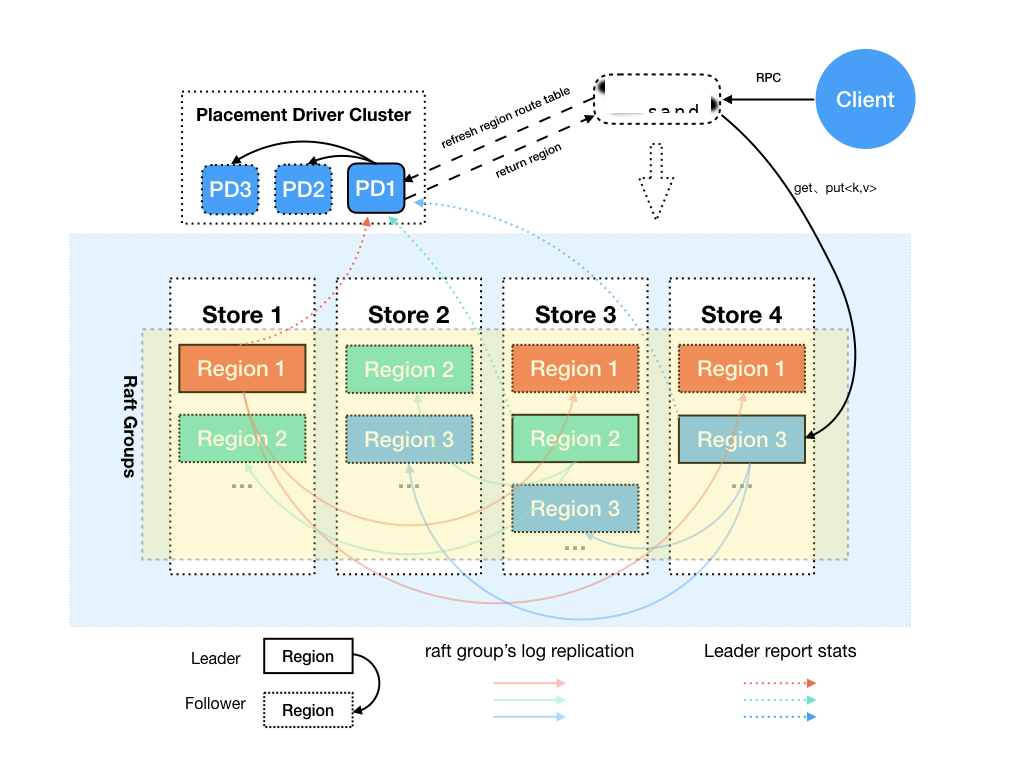
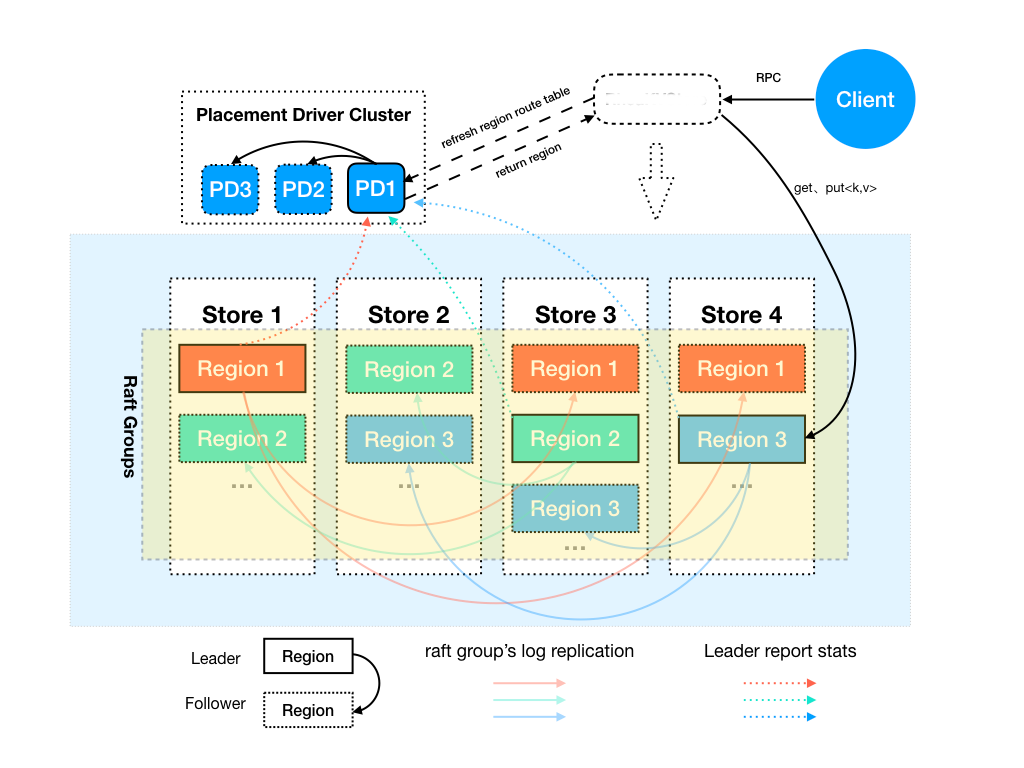
The second (1024, 768) image is a revision of the first. Changes to its layers:
removed layer "sand ..." over box(649, 104, 698, 113)
painted on "archi.png" over box(70, 49, 916, 722)
